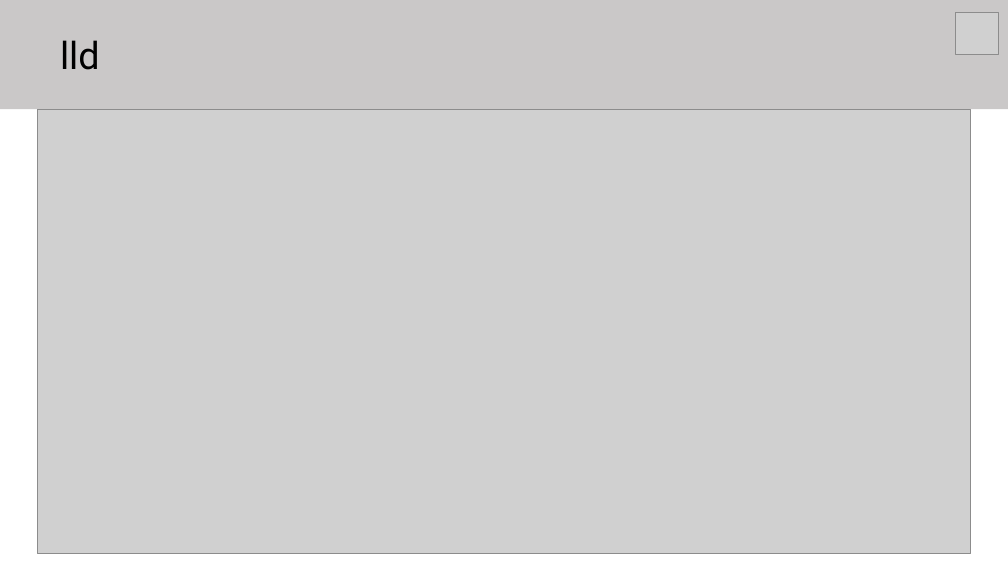
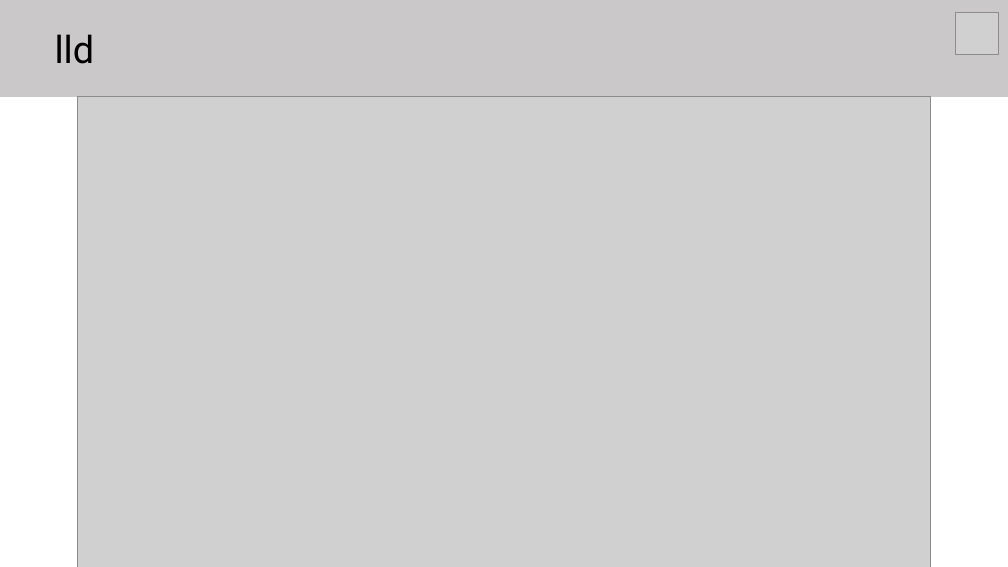
Before and after one commit to rafael-rochaalmeida/Harbor-Solutions, a slide deck: slide 4 of Documentação/Apresentação Sprint 2.pptx. Drawn at 1008x567 pixels with LibreOffice and Linux fonts; fonts in the diff are those of the drawing; grey boxes stand for pictures. Boxes give left, top, right and bottom in pixels: in the first picture for what was removed or moved away, otherwise in the second. Text is boxed around its words. In the diff, an @@ line names an element or a change of style, - is before the commit and + after.

```diff
--- a/Documentação/Apresentação Sprint 2.pptx
+++ b/Documentação/Apresentação Sprint 2.pptx
@@ rectangle: place and size @@
-rectangle at (0,0,1008,110)
+rectangle at (0,0,1008,97)
@@ text "lld": place and size @@
-text "lld" at (60,40,100,70)
+text "lld" at (55,34,95,64)
@@ picture: place and size @@
-picture at (37,110,970,554)
+picture at (78,97,931,567)
```
Also in this commit, not shown: 1 other slide changed, 5 slides added, 4 slides removed, 1 other file.
